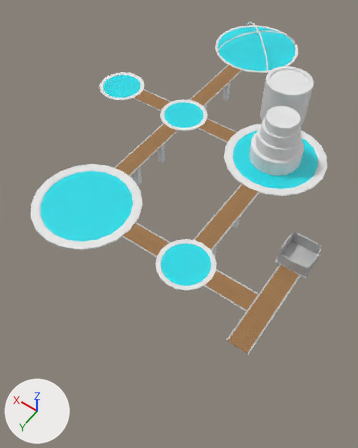
Before and after pictures for a commit that changed the glTF model WebaResort/BasePlatforms_HP.glb.
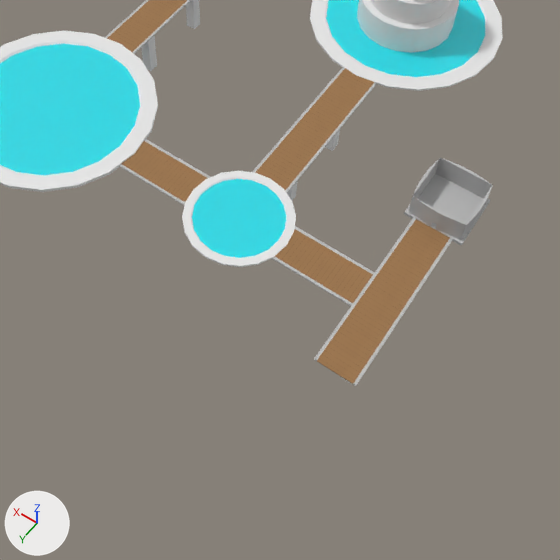
Each version appears first whole from a 50 mm camera at (-135.6, 195.0, 196.5) aimed at (-33.6, 52.1, -28.1), and next in a close-up on the part from 16% to 100% of the width and 33% to 100% of the height. Lighting does not change. The marker at lower left points along +X, +Y and +Z. Where no turn or scale is listed for an object, it has been applied to the vertices.

In view in the first close-up: 'Bridge2', 'Bridge3', 'BridgeDouble_MP2', 'BridgeDouble_MP3', 'CylinderPillar', 'GlassPanel2', 'GlassPanel3', 'GlassPanel5', 'ThickOutsideRing (1)', 'ThickOutsideRing (2)', 'ThickOutsideRing (4)', 'pCube1'.
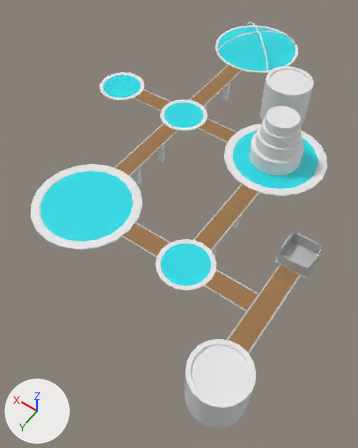
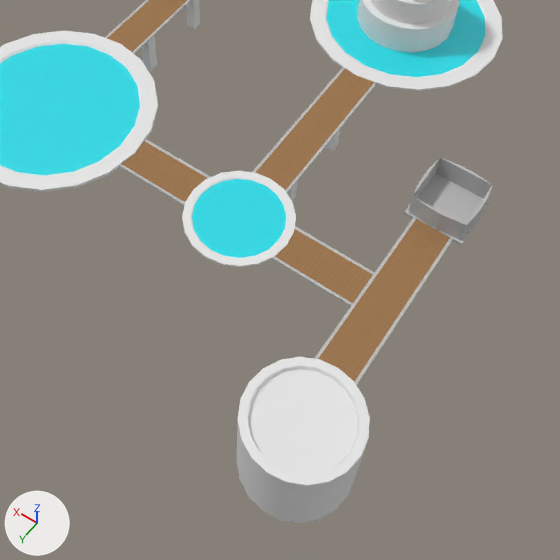
The change in detail:
Object 'CylinderPillarHollowOptimised1' (ob_cylinderpillarhollowoptimised1) is new; it shows a copy of the mesh of ob_cylinderpillarhollowoptimised.
Its location is (-104.5, 122.3, -13.2).

Changed parts and their boxes [x1, y1, x2, y2] in the close-ups (560 x 560 px):
'CylinderPillarHollowOptimised1', added
    after: [237, 357, 370, 523]
    faces in mat_grasspbs (its picture is missing): [249, 369, 358, 475]
    faces in mat_pasted__stone (its picture is missing): [237, 357, 370, 523]
